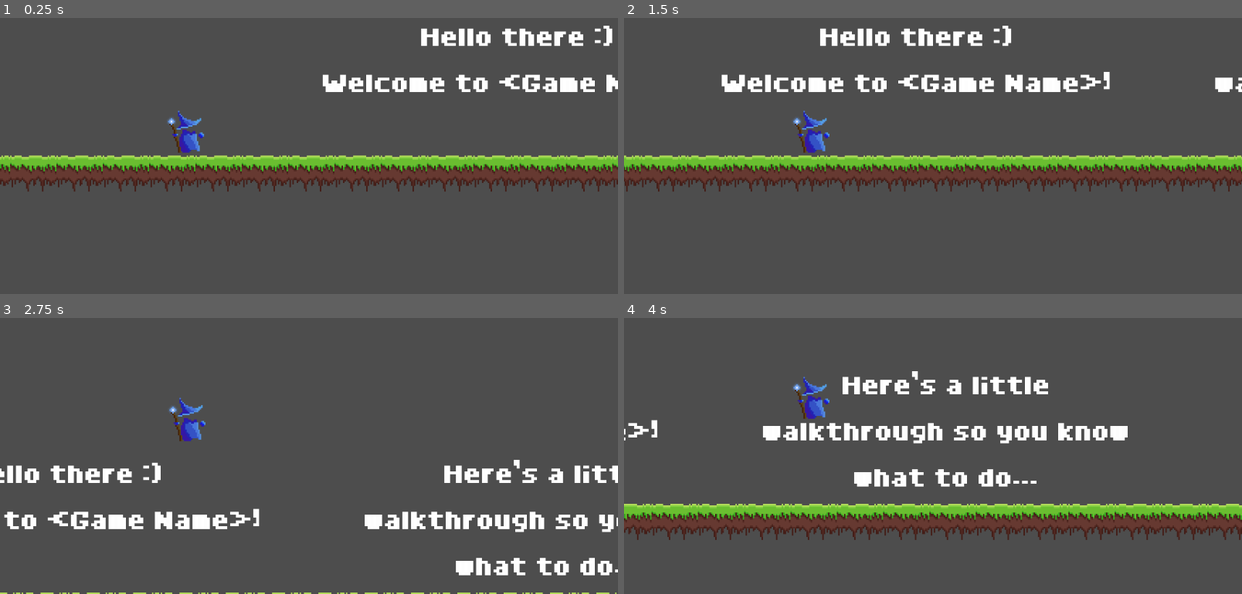
Above: before the commit, frames 1-4 (two rows, left to right).
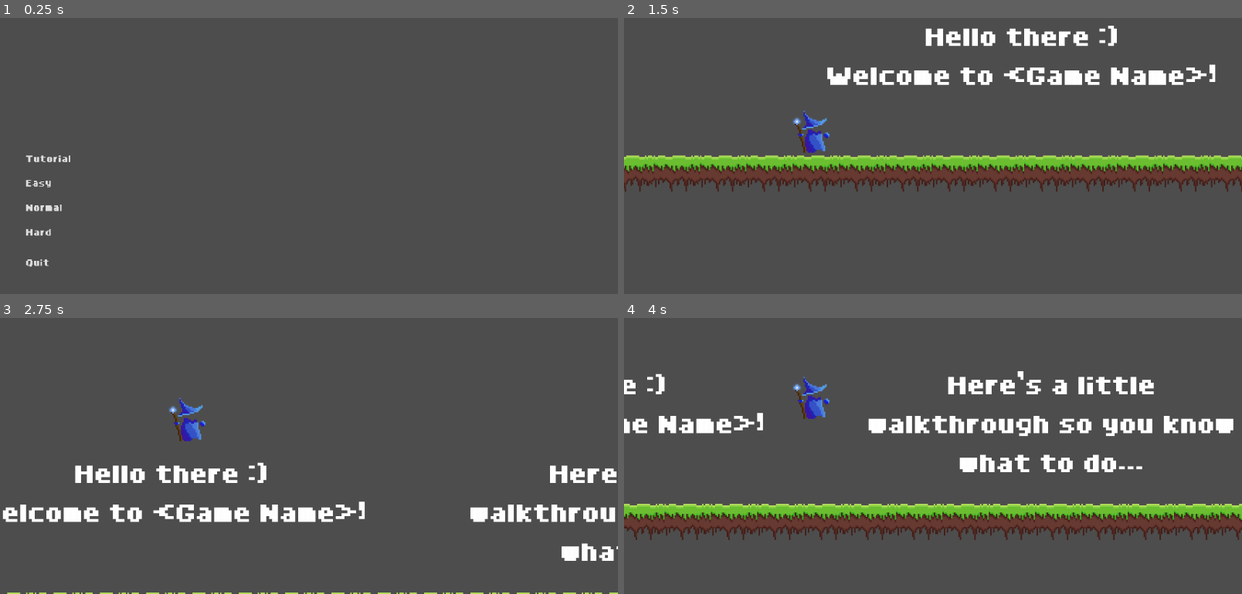
Above: after the commit, the same moments.

Repository: morganlabs-college/barrys-adventure
Game: Godot game, scene res://screens/main_menu/main_menu.tscn
Same seed, same stepped clock (60 frames per second), same inputs: the game is played once before the commit and once after it. Before the commit the project starts from res://levels/tutorial/tutorial.tscn.
Inputs (mouse positions are in pixels of both pictures, inside the frame that each line leads up to):
- Up to frame 1 (0.25 s): no input
- Up to frame 2 (1.5 s): click (673, 158) at 0.5 s, where only the run after the commit has a clickable "Tutorial"
- Up to frame 3 (2.75 s): tap Space (Jump) at 1.52, 2.27 s
- Up to frame 4 (4 s): tap Space (Jump) at 3.77 s

The runs differ from the first frame. In frame 1, 13% of the frame differs, in the area x 0-100%, y 2-91%; in frame 2, 9.3%; in frame 3, 8.6%; in frame 4, 12%.

Commit message:
feat: main menu

Diff:
--- a/src/levels/hard.tscn
+++ b/src/levels/hard.tscn
@@ -61,7 +61,7 @@
 [node name="Ground" type="TileMapLayer" parent="Environment"]
 z_index = 1
 use_parent_material = true
-tile_map_data = PackedByteArray("AAD+/wEABAACAAAAAAD//wEABAA …(2624 unchanged characters)… CAAAAAAAzAQoABAABAAAAAABAAQoABAACAAAAAABBAQoABAACAAAAAABCAQoABAABAAAAAABQAQoABAACAAAAAABRAQoABAACAAAAAABSAQoABAABAAAAAAAwAQoABAAAAAAAAAA/AQoABAAAAAAAAABPAQoABAAAAAAAAAAwAQYABAAAAAAAAAAxAQYABAAC …(4106 unchanged characters)…
+tile_map_data = PackedByteArray("AAD+/wEABAACAAAAAAD//wEABAA …(2624 unchanged characters)… CAAAAAAAzAQoABAABAAAAAABAAQoABAACAAAAAABRAQoABAACAAAAAABSAQoABAABAAAAAAAwAQoABAAAAAAAAAA/AQoABAAAAAAAAAAwAQYABAAAAAAAAAAxAQYABAAC …(4106 unchanged characters)…
 tile_set = SubResource("TileSet_u5ga4")
 
 [node name="Killzones" type="TileMapLayer" parent="Environment"]
@@ -86,4 +86,4 @@
 position = Vector2(0, 107)
 shape = SubResource("WorldBoundaryShape2D_dpo37")
 
-[connection signal="body_entered" from="Environment/Items/Mana" to="Environment/Items/Mana" method="_on_body_entered"]
+[connection signal="body_entered" from="Environment/Items/@Area2D@20132" to="Environment/Items/@Area2D@20132" method="_on_body_entered"]
--- a/src/levels/tutorial/tutorial.tscn
+++ b/src/levels/tutorial/tutorial.tscn
@@ -47,8 +47,7 @@
 
 [node name="Label" type="Label" parent="Constant Text"]
 offset_right = 278.0
-offset_bottom = 84.0
-theme_override_constants/line_spacing = -20
+offset_bottom = 51.0
 theme_override_font_sizes/font_size = 64
 text = "Hello there :)
 Welcome to <Game Name>!"
@@ -59,7 +58,6 @@
 offset_left = 333.0
 offset_right = 611.0
 offset_bottom = 116.0
-theme_override_constants/line_spacing = -20
 theme_override_font_sizes/font_size = 64
 text = "Here's a little walkthrough so you know what to do..."
 horizontal_alignment = 1
@@ -74,7 +72,6 @@
 offset_left = 629.0
 offset_right = 907.0
 offset_bottom = 116.0
-theme_override_constants/line_spacing = -20
 theme_override_font_sizes/font_size = 64
 text = "Press <Space> or <Up> here!"
 horizontal_alignment = 1
@@ -84,7 +81,6 @@
 offset_left = 947.0
 offset_right = 1225.0
 offset_bottom = 116.0
-theme_override_constants/line_spacing = -20
 theme_override_font_sizes/font_size = 64
 text = "And again here for a double-jump!"
 horizontal_alignment = 1
@@ -94,7 +90,6 @@
 offset_left = 2608.0
 offset_right = 2886.0
 offset_bottom = 116.0
-theme_override_constants/line_spacing = -20
 theme_override_font_sizes/font_size = 64
 text = "This is Mana, it increases your score at the end of the level!"
 horizontal_alignment = 1
@@ -105,7 +100,6 @@
 offset_top = -16.0
 offset_right = 2886.0
 offset_bottom = 100.0
-theme_override_constants/line_spacing = -20
 theme_override_font_sizes/font_size = 32
 text = "Press Escape to continue."
 horizontal_alignment = 1
--- a/src/project.godot
+++ b/src/project.godot
@@ -11,7 +11,7 @@
 [application]
 
 config/name="Running Game"
-run/main_scene="res://levels/tutorial/tutorial.tscn"
+run/main_scene="res://screens/main_menu/main_menu.tscn"
 config/features=PackedStringArray("4.3", "Forward Plus")
 config/icon="res://icon.svg"
 
--- /dev/null
+++ b/src/screens/main_menu/main_menu.gd
@@ -0,0 +1,25 @@
+extends Control
+
+
+func open_level(level_name: String) -> void:
+	get_tree().change_scene_to_file(str("res://levels/", level_name, ".tscn"))
+
+
+func _on_tutorial_pressed() -> void:
+	open_level("tutorial/tutorial")
+
+
+func _on_easy_pressed() -> void:
+	open_level("easy")
+
+
+func _on_normal_pressed() -> void:
+	open_level("normal")
+
+
+func _on_hard_pressed() -> void:
+	open_level("hard")
+
+
+func _on_quit_pressed() -> void:
+	get_tree().quit()
--- /dev/null
+++ b/src/screens/main_menu/main_menu.tscn
@@ -0,0 +1,79 @@
+[gd_scene load_steps=2 format=3 uid="uid://b38nos8go2obq"]
+
+[ext_resource type="Script" path="res://screens/main_menu/main_menu.gd" id="1_rjgk1"]
+
+[node name="MainMenu" type="Control"]
+layout_mode = 3
+anchors_preset = 15
+anchor_right = 1.0
+anchor_bottom = 1.0
+grow_horizontal = 2
+grow_vertical = 2
+script = ExtResource("1_rjgk1")
+
+[node name="MenuContainer" type="VBoxContainer" parent="."]
+layout_mode = 1
+anchors_preset = 2
+anchor_top = 1.0
+anchor_bottom = 1.0
+offset_top = -170.0
+offset_right = 71.0
+grow_vertical = 0
+
+[node name="Margins" type="MarginContainer" parent="MenuContainer"]
+layout_mode = 2
+theme_override_constants/margin_left = 32
+theme_override_constants/margin_bottom = 32
+
+[node name="ButtonContainer" type="VBoxContainer" parent="MenuContainer/Margins"]
+layout_mode = 2
+theme_override_constants/separation = 16
+
+[node name="LevelButtons" type="VBoxContainer" parent="MenuContainer/Margins/ButtonContainer"]
+layout_mode = 2
+theme_override_constants/separation = 8
+
+[node name="Tutorial" type="Button" parent="MenuContainer/Margins/ButtonContainer/LevelButtons"]
+layout_mode = 2
+theme_override_font_sizes/font_size = 48
+text = "Tutorial"
+flat = true
+alignment = 0
+
+[node name="Easy" type="Button" parent="MenuContainer/Margins/ButtonContainer/LevelButtons"]
+layout_mode = 2
+theme_override_font_sizes/font_size = 48
+text = "Easy"
+flat = true
+alignment = 0
+
+[node name="Normal" type="Button" parent="MenuContainer/Margins/ButtonContainer/LevelButtons"]
+layout_mode = 2
+theme_override_font_sizes/font_size = 48
+text = "Normal"
+flat = true
+alignment = 0
+
+[node name="Hard" type="Button" parent="MenuContainer/Margins/ButtonContainer/LevelButtons"]
+layout_mode = 2
+theme_override_font_sizes/font_size = 48
+text = "Hard"
+flat = true
+alignment = 0
+
+[node name="FunctionButtons" type="VBoxContainer" parent="MenuContainer/Margins/ButtonContainer"]
+layout_mode = 2
+theme_override_constants/separation = 8
+
+[node name="Quit" type="Button" parent="MenuContainer/Margins/ButtonContainer/FunctionButtons"]
+layout_mode = 2
+theme_override_font_sizes/font_size = 48
+text = "Quit"
+flat = true
+alignment = 0
+
+[connection signal="pressed" from="MenuContainer/Margins/ButtonContainer/LevelButtons/Tutorial" to="." method="_on_tutorial_pressed"]
+[connection signal="pressed" from="MenuContainer/Margins/ButtonContainer/LevelButtons/Easy" to="." method="_on_easy_pressed"]
+[connection signal="pressed" from="MenuContainer/Margins/ButtonContainer/LevelButtons/Normal" to="." method="_on_normal_pressed"]
+[connection signal="pressed" from="MenuContainer/Margins/ButtonContainer/LevelButtons/Hard" to="." method="_on_hard_pressed"]
+[connection signal="pressed" from="MenuContainer/Margins/ButtonContainer/FunctionButtons/Quit" to="." method="_on_quit_pressed"]
Not shown, changed: src/assets/font.fnt
